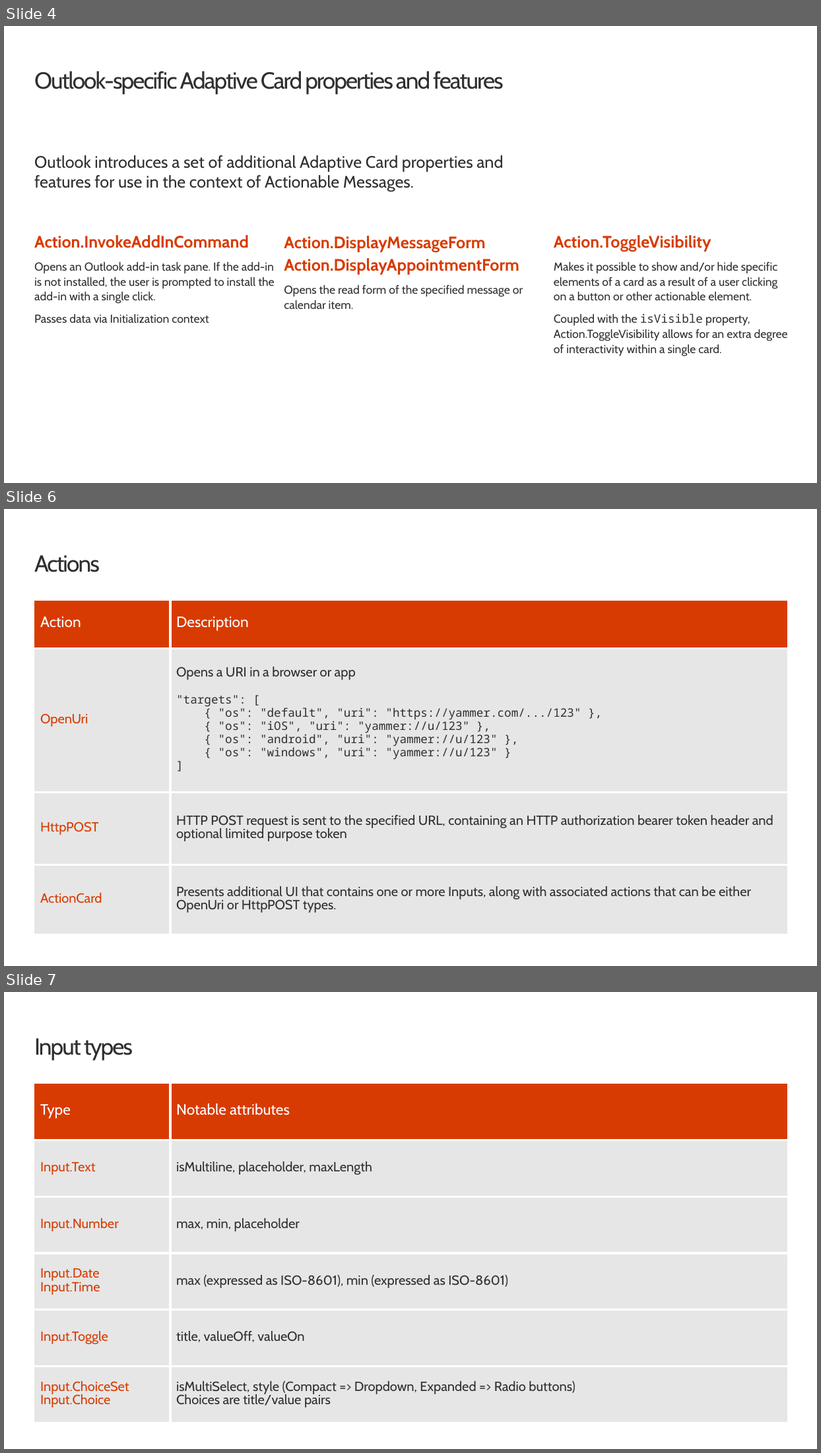
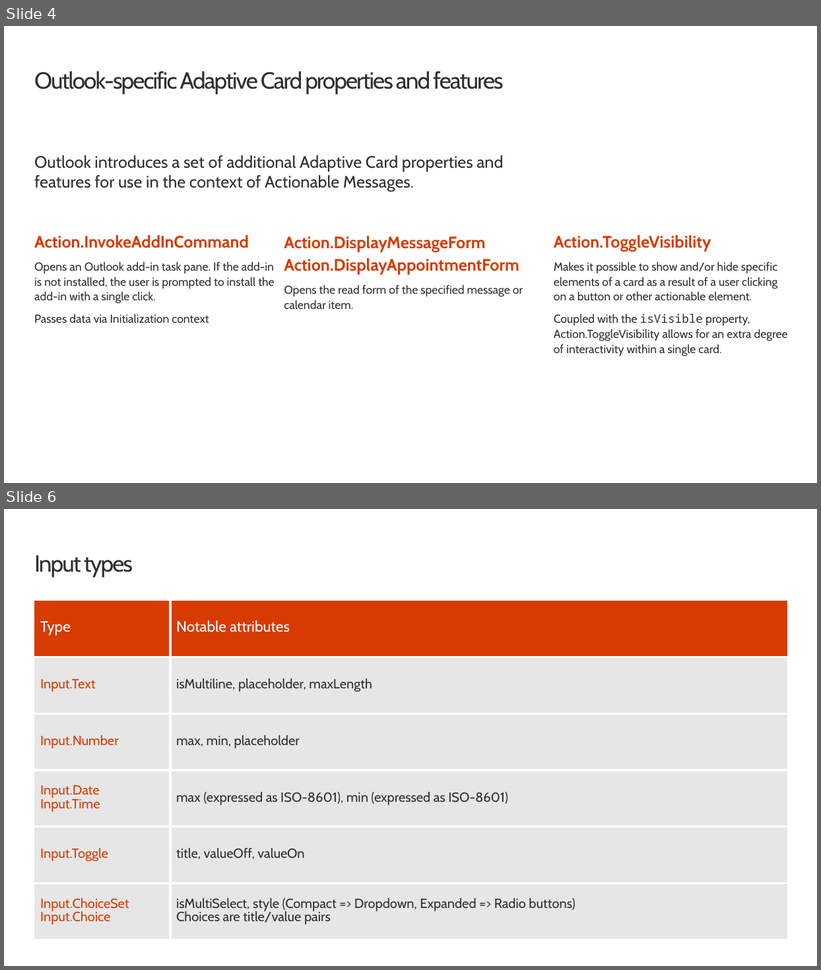
Before and after one commit to fabbbiob/TrainingContent, a slide deck: ConnectorActionableMsgs/03 Adaptive Cards/02 Card Actions.pptx. Shown one above the other, each under a label of ours: slides 4, 6 and 7 before the commit, slides 4 and 6 after it; the slides between them are not shown. The pictures are 821x1453 and 821x970 pixels, drawn with LibreOffice and Linux fonts; fonts in the diff are those of the drawing; background and template pictures are left out. Boxes give left, top, right and bottom in pixels: in the first picture for what was removed or moved away, otherwise in the second. Text is boxed around its words. In the diff, an @@ line names an element or a change of style, - is before the commit and + after.

Commit message:
Remove duplicate slide and update list of actions

```diff
--- a/ConnectorActionableMsgs/03 Adaptive Cards/02 Card Actions.pptx
+++ b/ConnectorActionableMsgs/03 Adaptive Cards/02 Card Actions.pptx
@@ slide 6 removed at <box>4,509,817,966</box>, background #FFFFFF @@
@@ title removed at <box>34,555,100,572</box> @@
-Actions
@@ table removed at <box>34,601,789,935</box>, 4 rows, 2 columns @@
-Action | Description
-OpenUri | Opens a URI in a browser or app / "targets": [ / { "os": "default", "uri": "https://yammer.com/.../123" }, / { "os": "iOS", "uri": "yammer://u/123" }, / { "os": "android", "uri": "yammer://u/123" }, / { "os": "windows", "uri": "yammer://u/123" } / ]
-HttpPOST | HTTP POST request is sent to the specified URL, containing an HTTP authorization bearer token header and optional limited purpose token
-ActionCard | Presents additional UI that contains one or more Inputs, along with associated actions that can be either OpenUri or HttpPOST types.
@@ what was slide 7 is now slide 6 @@
```
Also in this commit, not shown: 1 slide changed.
